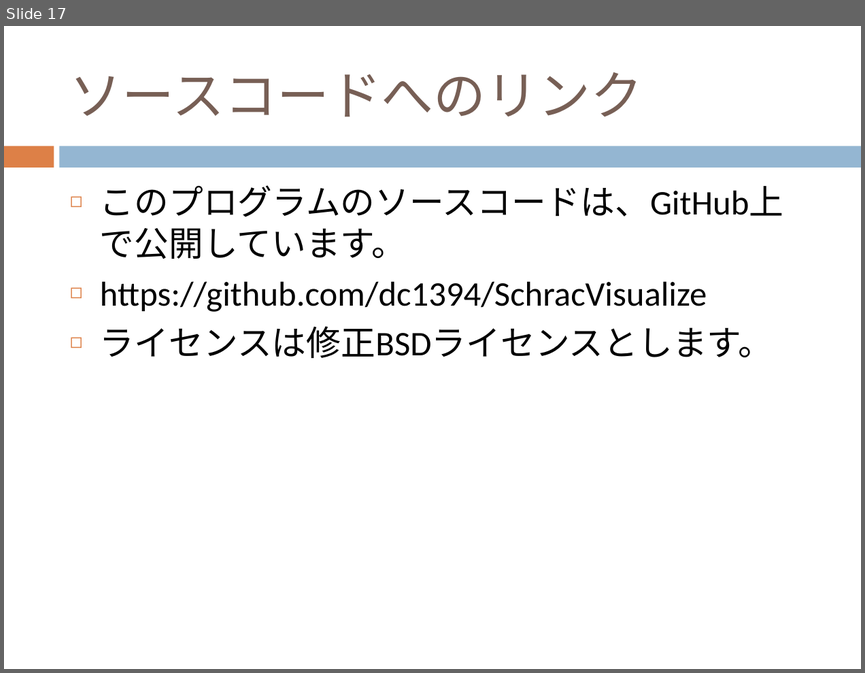
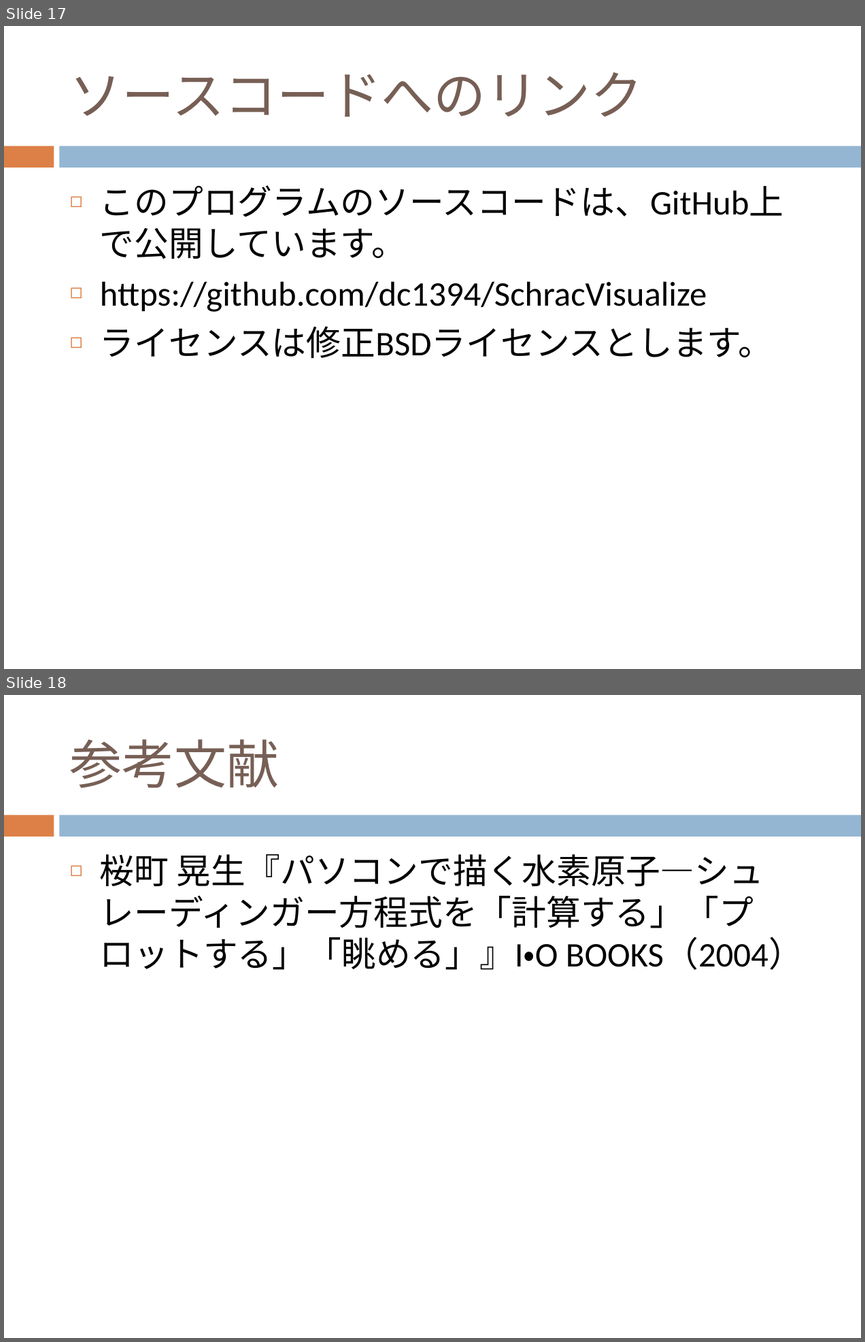
Before and after one commit to dc1394/fukui_sono3, a slide deck: 福井技術者の集い その3 発表資料スライド.pptx. Shown one above the other, each under a label of ours: slide 17 before the commit, slides 17 and 18 after it. The pictures are 865x673 and 865x1342 pixels, drawn with LibreOffice and Linux fonts; fonts in the diff are those of the drawing. Boxes give left, top, right and bottom in pixels: in the first picture for what was removed or moved away, otherwise in the second. Text is boxed around its words. In the diff, an @@ line names an element or a change of style, - is before the commit and + after.

Commit message:
スライド加筆

```diff
--- a/福井技術者の集い その3 発表資料スライド.pptx
+++ b/福井技術者の集い その3 発表資料スライド.pptx
@@ slide 18 added at [4,695,861,1338], background #FFFFFF; not listed: 2 template elements that a slide beside it also shows @@
@@ title added at [70,739,279,788], 44 pt, text #775F55 @@
+参考文献
@@ text added at [100,854,803,970], 29 pt, text #000000 @@
+◻ 桜町 晃生『パソコンで描く水素原子―シュレーディンガー方程式を「計算する」「プロットする」「眺める」』I・O BOOKS（2004）
```
